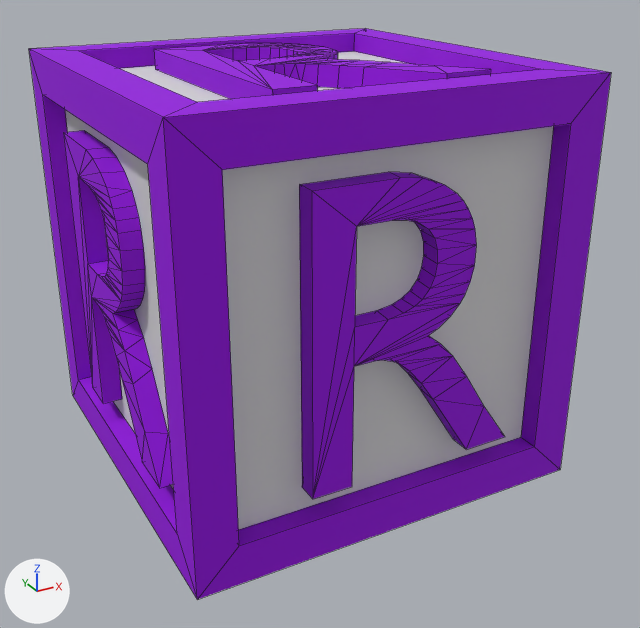
Before and after pictures for a commit that changed the FBX model Assets/Imports/Cubes/cube_R.fbx.
The view is the same before and after, from a camera (50 mm lens) standing at (-1.96, -3.8, 1.58) and looking at (0.05, -0.15, -0.25). Lighting does not change. The marker at lower left points along +X, +Y and +Z. The older version comes first. Mesh edges are drawn as thin lines. Where no turn or scale is listed for an object, it has been applied to the vertices.

Objects in the first picture: 'Cube', 'Text', 'Text.001', 'Text.002'.
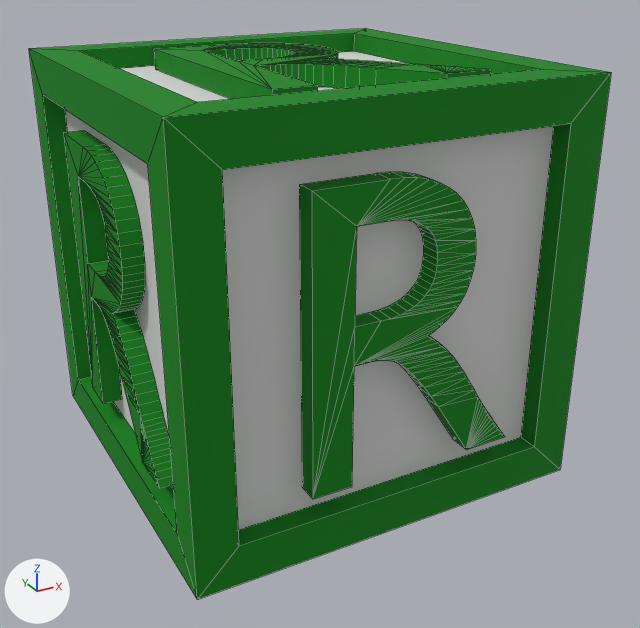
Pixel boxes [x1, y1, x2, y2] of what changed, in the pictures (640 x 628 px):
```json
{"part": 1, "of": "me_text", "change": "reshaped", "before": [206, 43, 491, 88], "after": [205, 43, 491, 88]}
{"part": 2, "of": "me_text", "change": "recoloured", "before": [154, 43, 330, 99], "after": [154, 43, 354, 99], "on screen": "purple to green"}
{"part": 3, "of": "me_text_003", "change": "reshaped", "before": [78, 147, 173, 488], "after": [78, 145, 173, 488]}
{"part": 4, "of": "me_text_003", "change": "recoloured", "before": [63, 130, 144, 403], "after": [63, 130, 144, 403], "on screen": "purple to green"}
{"part": 5, "of": "me_text_002", "change": "reshaped", "before": [355, 172, 505, 449], "after": [355, 172, 505, 449]}
{"part": 6, "of": "me_text_002", "change": "recoloured", "before": [299, 174, 476, 499], "after": [299, 174, 476, 499], "on screen": "purple to green"}
{"part": 7, "of": "me_cube", "change": "recoloured", "before": [29, 28, 611, 599], "after": [29, 28, 611, 599], "on screen": "purple to green"}
```

The change, as JSON lines over the scene's bpy script:
```json
{"op": "add", "block": "mat_couleur", "code": ["mat_couleur = principled_material('Couleur')", "mat_couleur.base_color = (0.0, 0.247, 0.00613)  # green #008812", "mat_couleur.metallic = 0.2", "mat_couleur.roughness = 0.8"]}
{"block": "me_text_002", "where": "# used by ob_text_001; location = (0.0, -1.0, 0.0)"}
{"op": "remove", "block": "me_text_002", "code": "me_text_002.from_pydata(...)  # 94 vertices, 147 faces; spans x -0.45..0.604, y 0.0..0.1, z -0.686..0.678"}
{"op": "add", "block": "me_text_002", "code": "me_text_002.from_pydata(...)  # 188 vertices, 282 faces; spans x -0.45..0.604, y 0.0..0.1, z -0.686..0.678"}
{"block": "me_text_002", "change": "me_text_002 part 5: 32 vertices moved from x -0.096..0.342, y 0.0..0.1, z -0.185..0.677 to x -0.128..0.342, y 0.0..0.1, z -0.163..0.678; 33 vertices removed from x -0.153..0.603, y 0.0..0.1, z -0.686..0.661; 127 vertices added at x -0.172..0.604, y 0.0..0.1, z -0.686..0.675"}
{"block": "me_text_002", "change": "me_text_002 part 6: 50 faces spanning x -0.45..0.342, y 0.0..0.1, z -0.686..0.678 switch from mat_violet (purple #9c00e7) to mat_couleur (green #008812)"}
{"block": "me_cube", "where": "me_cube.from_pydata(...)  # 56 vertices, 54 faces; spans x -1.0..1.0, y -1.0..1.0, z -1.0..1.0"}
{"block": "me_cube", "where": "# used by ob_cube; location = (0.0, 0.0, 0.0)"}
{"block": "me_cube", "change": "me_cube part 7: all 48 faces that had it switch from mat_violet (purple #9c00e7) to mat_couleur (green #008812)"}
{"block": "me_text_003", "where": "# used by ob_text_002; location = (-1.0, 0.0, 0.0)"}
{"op": "remove", "block": "me_text_003", "code": "me_text_003.from_pydata(...)  # 94 vertices, 147 faces; spans x 0.0..0.1, y -0.604..0.45, z -0.686..0.678"}
{"op": "add", "block": "me_text_003", "code": "me_text_003.from_pydata(...)  # 188 vertices, 282 faces; spans x 0.0..0.1, y -0.604..0.45, z -0.686..0.678"}
{"block": "me_text_003", "change": "me_text_003 part 3: 32 vertices moved from x 0.0..0.1, y -0.342..0.096, z -0.185..0.677 to x 0.0..0.1, y -0.342..0.128, z -0.163..0.678; 33 vertices removed from x 0.0..0.1, y -0.603..0.153, z -0.686..0.661; 127 vertices added at x 0.0..0.1, y -0.604..0.172, z -0.686..0.675"}
{"block": "me_text_003", "change": "me_text_003 part 4: 50 faces spanning x 0.0..0.1, y -0.342..0.45, z -0.686..0.678 switch from mat_violet (purple #9c00e7) to mat_couleur (green #008812)"}
{"block": "me_text", "where": "# used by ob_text; location = (0.0, 0.0, 1.0)"}
{"op": "remove", "block": "me_text", "code": "me_text.from_pydata(...)  # 94 vertices, 147 faces; spans x -0.45..0.604, y -0.686..0.678, z -0.1..0.0"}
{"op": "add", "block": "me_text", "code": "me_text.from_pydata(...)  # 188 vertices, 282 faces; spans x -0.45..0.604, y -0.686..0.678, z -0.1..0.0"}
{"block": "me_text", "change": "me_text part 1: 32 vertices moved from x -0.096..0.342, y -0.185..0.677, z -0.1..0.0 to x -0.128..0.342, y -0.163..0.678, z -0.1..0.0; 33 vertices removed from x -0.153..0.603, y -0.686..0.661, z -0.1..0.0; 127 vertices added at x -0.172..0.604, y -0.686..0.675, z -0.1..0.0"}
{"block": "me_text", "change": "me_text part 2: 50 faces spanning x -0.45..0.342, y -0.686..0.678, z -0.1..0.0 switch from mat_violet (purple #9c00e7) to mat_couleur (green #008812)"}
```
